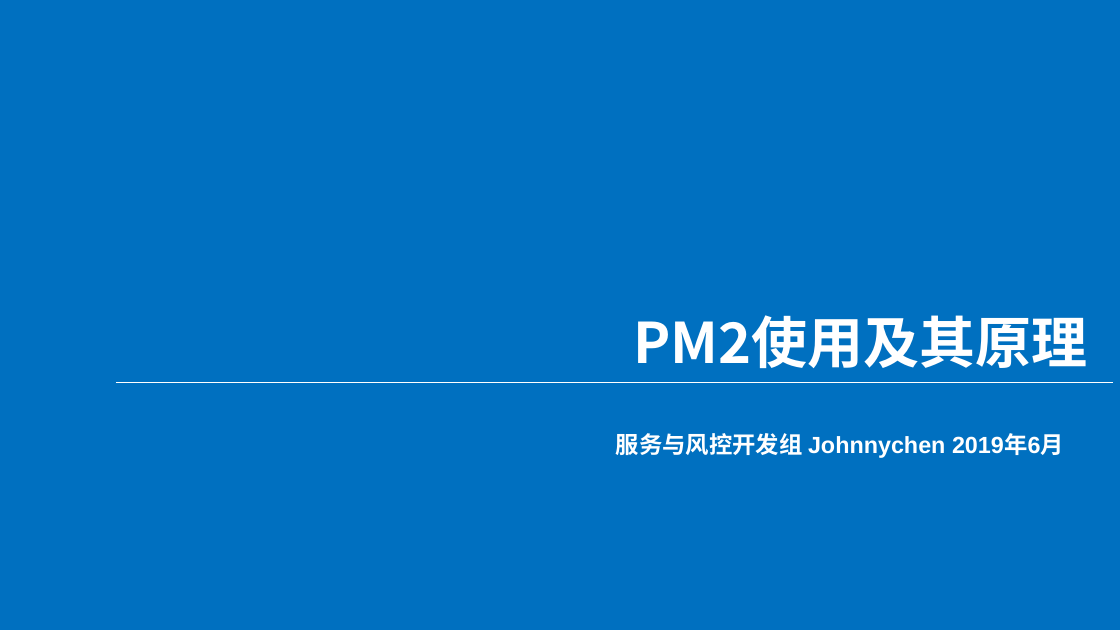
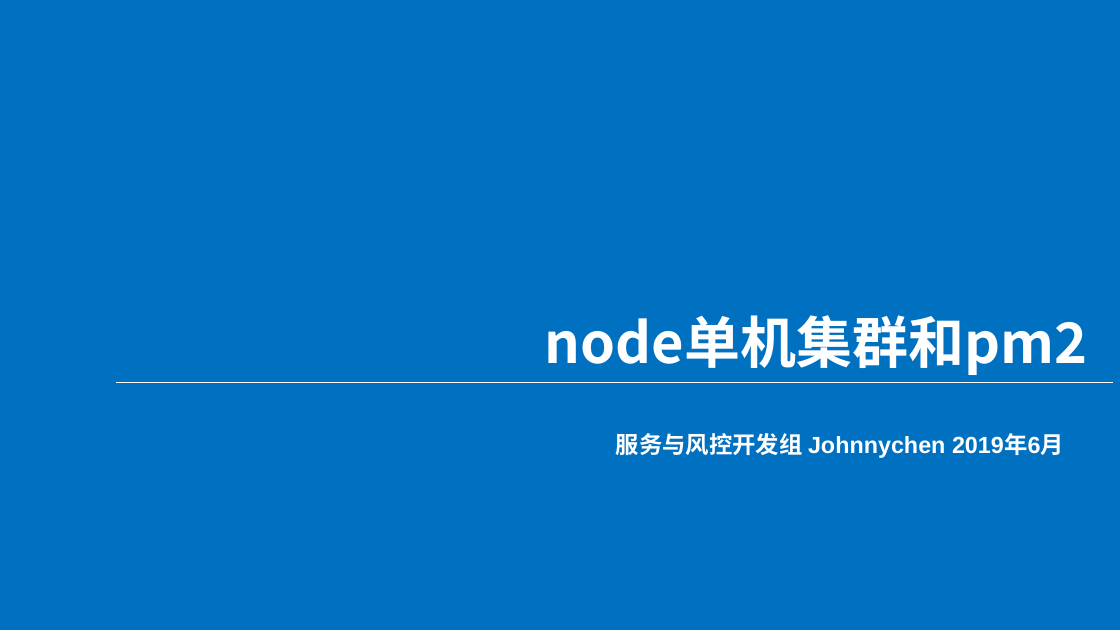
Before and after one commit to FEjohnny/demos, a slide deck: slide 1 of pm2/pm2.pptx. Drawn at 1120x630 pixels with LibreOffice and Linux fonts; fonts in the diff are those of the drawing. Boxes give left, top, right and bottom in pixels: in the first picture for what was removed or moved away, otherwise in the second. Text is boxed around its words. In the diff, an @@ line names an element or a change of style, - is before the commit and + after.

```diff
--- a/pm2/pm2.pptx
+++ b/pm2/pm2.pptx
@@ text at box(545, 315, 1088, 375): text changed @@
-PM2使用及其原理
+node单机集群和pm2
```
Also in this commit, not shown: 11 other slides changed, 2 slides added, 1 slide removed, 3 other files.
